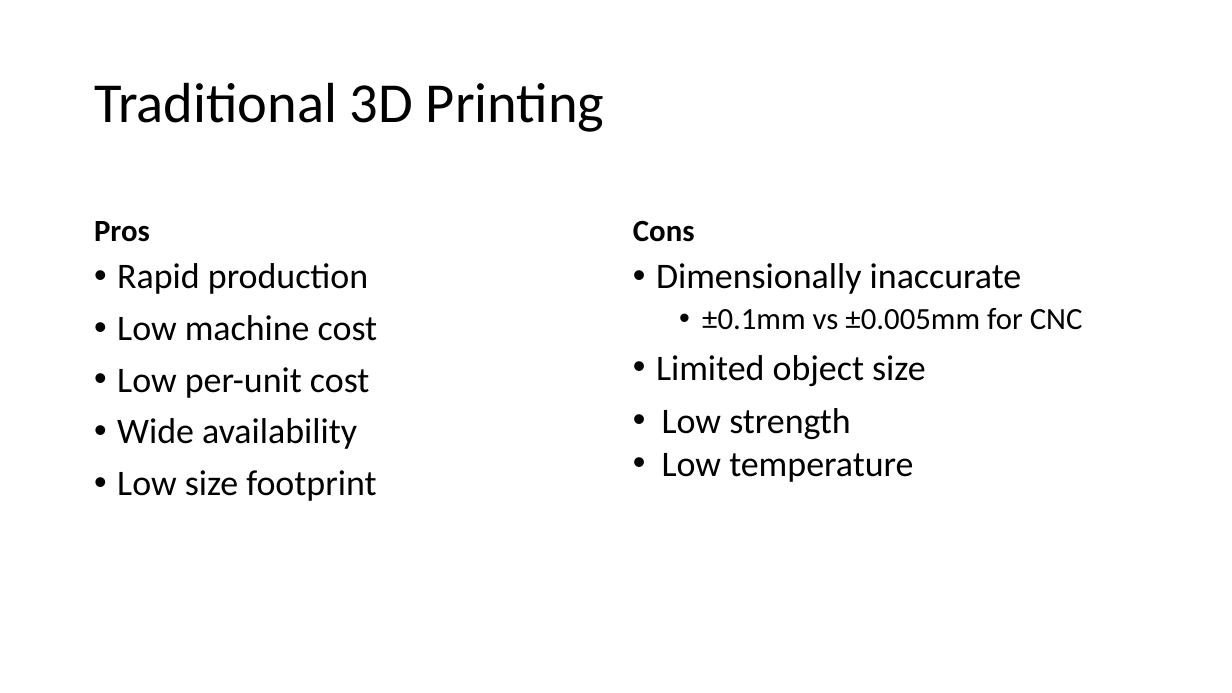
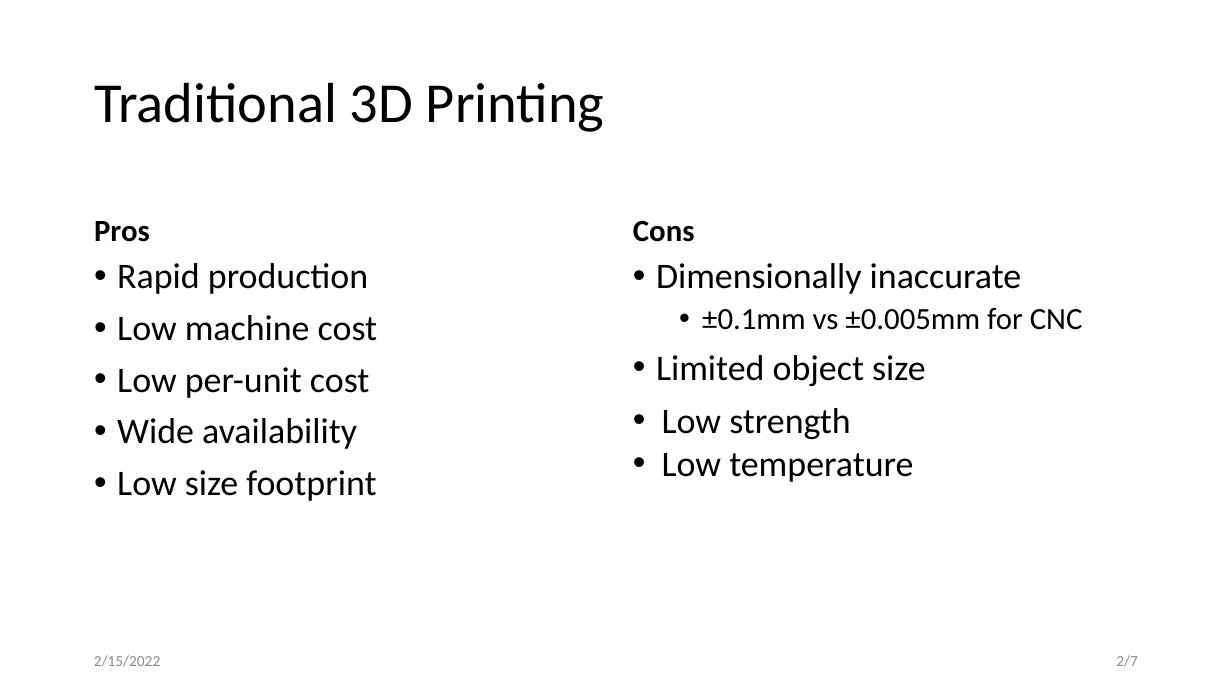
Before and after one commit to jfcbooth/3d_printer, a slide deck: slide 2 of reports/preliminary_design_report.pptx. Drawn at 1232x693 pixels with LibreOffice and Linux fonts; fonts in the diff are those of the drawing. Boxes give left, top, right and bottom in pixels: in the first picture for what was removed or moved away, otherwise in the second. Text is boxed around its words. In the diff, an @@ line names an element or a change of style, - is before the commit and + after.

```diff
--- a/reports/preliminary_design_report.pptx
+++ b/reports/preliminary_design_report.pptx
@@ text added at [94,655,160,667], 12 pt, text #8C8C8C @@
+2/15/2022
@@ page number added at [1116,655,1138,667], 12 pt, text #8C8C8C @@
+2/7
```
Also in this commit, not shown: 4 other slides changed, 1 slide added, 1 slide removed, 3 other files.
